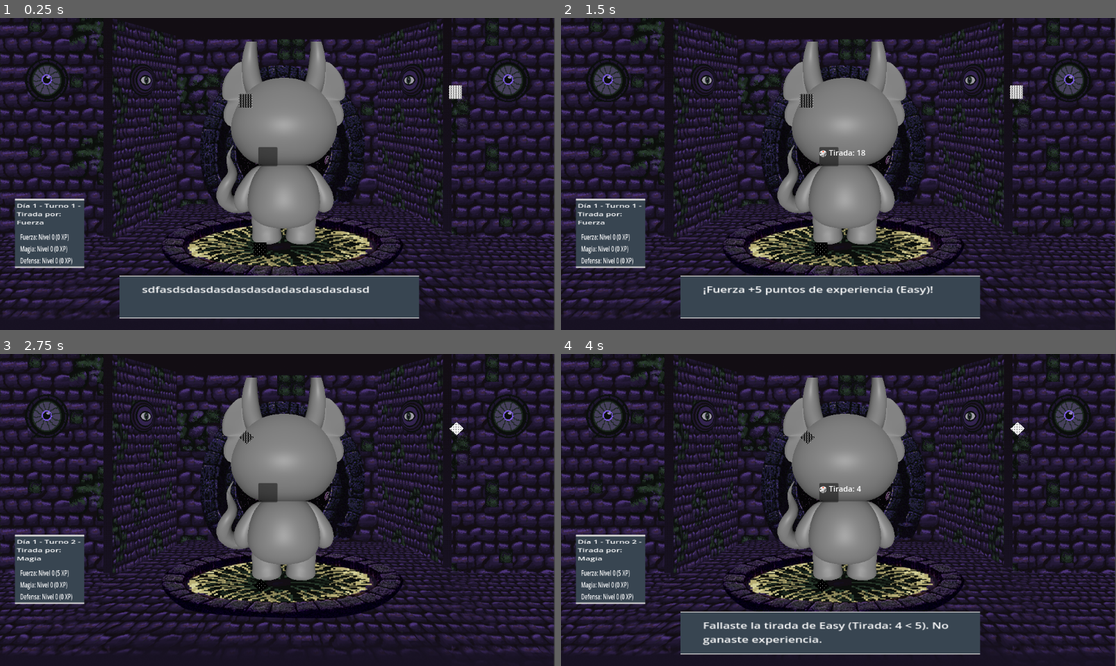
Above: before the commit, frames 1-4 (two rows, left to right).
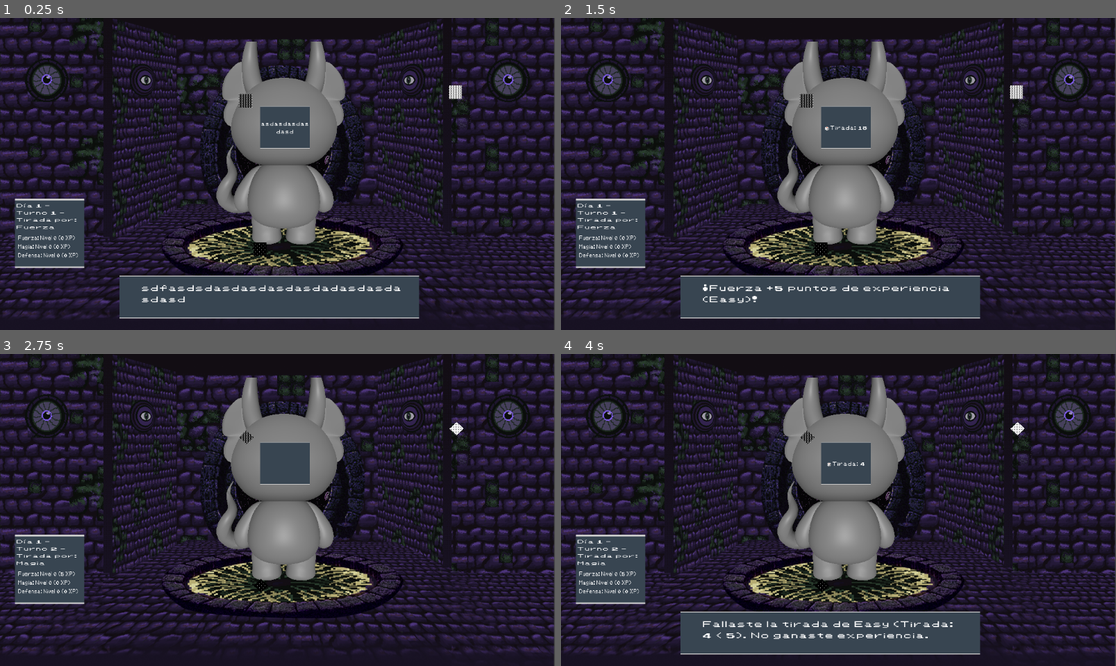
Above: after the commit, the same moments.

Repository: theduodecim/tamadadochi_gamelab
Game: Godot game, scene res://main.tscn
Same seed, same stepped clock (60 frames per second), same inputs: the game is played once before the commit and once after it.
Inputs (mouse positions are in pixels of both pictures, inside the frame that each line leads up to):
- Up to frame 1 (0.25 s): no input
- Up to frame 2 (1.5 s): click (1016, 92) at 0.5 s; tap Enter at 1.25 s
- Up to frame 3 (2.75 s): tap Space at 2 s
- Up to frame 4 (4 s): click (1016, 428) at 2.75 s; tap Enter at 3.5 s

The runs differ from the first frame. In frame 1, 2.9% of the frame differs, in the area x 2-73%, y 28-92%; in frame 2, 2.9%; in frame 3, 2.1%; in frame 4, 3.4%, in the area x 2-71%, y 28-94%.

Commit message:
font_added

Diff:
--- a/tamadadochi/main.tscn
+++ b/tamadadochi/main.tscn
@@ -7,15 +7,21 @@
 [ext_resource type="Texture2D" uid="uid://bds0lbtgn5m56" path="res://assets/img/test/def_2.png" id="3_lquwl"]
 [ext_resource type="Texture2D" uid="uid://swbgdutw6k83" path="res://assets/img/test/def_3.png" id="4_7mycd"]
 [ext_resource type="Theme" uid="uid://cfu7ugxyqltwc" path="res://main_theme.tres" id="6_7mycd"]
+[ext_resource type="FontFile" uid="uid://dqhnvcxigxgq6" path="res://assets/fonts/Pokemon Classic.ttf" id="8_5vw27"]
 
 [sub_resource type="ViewportTexture" id="ViewportTexture_272bh"]
 viewport_path = NodePath("Control/Node3D/SubViewport")
 
 [sub_resource type="LabelSettings" id="LabelSettings_7mycd"]
+font_size = 24
+
+[sub_resource type="LabelSettings" id="LabelSettings_kek77"]
+
+[sub_resource type="LabelSettings" id="LabelSettings_5vw27"]
 
 [sub_resource type="LabelSettings" id="LabelSettings_272bh"]
-
-[sub_resource type="LabelSettings" id="LabelSettings_5vw27"]
+font = ExtResource("8_5vw27")
+font_size = 20
 
 [node name="Main" type="Node2D"]
 script = ExtResource("3_7mycd")
@@ -24,6 +30,7 @@
 offset_right = 1917.0
 offset_bottom = 1085.0
 scale = Vector2(0.6, 0.6)
+theme = ExtResource("6_7mycd")
 texture = ExtResource("2_7mycd")
 
 [node name="Control" type="Control" parent="."]
@@ -33,6 +40,7 @@
 offset_top = 2.0
 offset_right = 1156.0
 offset_bottom = 654.0
+theme = ExtResource("6_7mycd")
 
 [node name="Node3D" type="Node3D" parent="Control"]
 
@@ -53,6 +61,7 @@
 offset_top = 47.0
 offset_right = 835.0
 offset_bottom = 559.0
+theme = ExtResource("6_7mycd")
 texture = SubResource("ViewportTexture_272bh")
 
 [node name="Node2D" type="Node2D" parent="."]
@@ -63,6 +72,7 @@
 offset_right = 1306.0
 offset_bottom = 426.0
 scale = Vector2(0.2, 0.2)
+theme = ExtResource("6_7mycd")
 texture_normal = ExtResource("2_1bvp3")
 
 [node name="MediumButton" type="TextureButton" parent="Node2D"]
@@ -71,6 +81,7 @@
 offset_right = 870.0
 offset_bottom = 444.0
 scale = Vector2(0.2, 0.2)
+theme = ExtResource("6_7mycd")
 texture_normal = ExtResource("3_lquwl")
 
 [node name="HardButton" type="TextureButton" parent="Node2D"]
@@ -79,6 +90,7 @@
 offset_right = 900.0
 offset_bottom = 752.0
 scale = Vector2(0.2, 0.2)
+theme = ExtResource("6_7mycd")
 texture_normal = ExtResource("4_7mycd")
 
 [node name="DiceResult" type="Sprite2D" parent="."]
@@ -93,11 +105,11 @@
 
 [node name="Label" type="Label" parent="DialogBox"]
 layout_mode = 0
-offset_left = 3.02266
-offset_top = 7.16884
-offset_right = 352.023
-offset_bottom = 57.1688
-scale = Vector2(0.1, 0.5)
+offset_left = 2.7011
+offset_top = 6.27273
+offset_right = 711.701
+offset_bottom = 119.273
+scale = Vector2(0.05, 0.25)
 theme = ExtResource("6_7mycd")
 text = "sdfasdsdasdasdasdasdadasdasdasdasd"
 label_settings = SubResource("LabelSettings_7mycd")
@@ -116,33 +128,43 @@
 layout_mode = 0
 offset_left = 1.0
 offset_top = 2.0
-offset_right = 127.0
-offset_bottom = 77.0
-scale = Vector2(0.306, 0.185)
+offset_right = 161.0
+offset_bottom = 107.0
+scale = Vector2(0.236, 0.142)
 theme = ExtResource("6_7mycd")
-text = "asdasdasasdasdaasdasaasdasd"
-label_settings = SubResource("LabelSettings_272bh")
+text = "asdsadasd"
+label_settings = SubResource("LabelSettings_kek77")
 autowrap_mode = 3
 
 [node name="statLabel" type="Label" parent="StatPanel"]
 layout_mode = 0
-offset_left = 3.0
-offset_top = 19.0
-offset_right = 194.0
-offset_bottom = 91.0
-scale = Vector2(0.176, 0.262)
+offset_left = 2.0
+offset_top = 20.0
+offset_right = 328.0
+offset_bottom = 129.0
+scale = Vector2(0.116, 0.173)
 theme = ExtResource("6_7mycd")
+theme_override_font_sizes/font_size = 0
 text = "asdasfdasdas"
 label_settings = SubResource("LabelSettings_5vw27")
 autowrap_mode = 3
 
 [node name="dicePanel" type="Panel" parent="."]
-offset_left = 536.0
-offset_top = 268.0
-offset_right = 576.0
-offset_bottom = 308.0
+offset_left = 540.0
+offset_top = 183.0
+offset_right = 643.0
+offset_bottom = 271.0
+theme = ExtResource("6_7mycd")
 
 [node name="Label" type="Label" parent="dicePanel"]
 layout_mode = 0
-offset_right = 40.0
-offset_bottom = 23.0
+offset_left = 0.99999
+offset_right = 227.0
+offset_bottom = 193.0
+scale = Vector2(0.455, 0.455)
+theme = ExtResource("6_7mycd")
+text = "asdasdasdasdasd"
+label_settings = SubResource("LabelSettings_272bh")
+horizontal_alignment = 1
+vertical_alignment = 1
+autowrap_mode = 3
--- a/tamadadochi/main_theme.tres
+++ b/tamadadochi/main_theme.tres
@@ -1,4 +1,6 @@
-[gd_resource type="Theme" load_steps=2 format=3 uid="uid://cfu7ugxyqltwc"]
+[gd_resource type="Theme" load_steps=3 format=3 uid="uid://cfu7ugxyqltwc"]
+
+[ext_resource type="FontFile" uid="uid://dqhnvcxigxgq6" path="res://assets/fonts/Pokemon Classic.ttf" id="1_470mv"]
 
 [sub_resource type="StyleBoxFlat" id="StyleBoxFlat_gsqoc"]
 bg_color = Color(0.218851, 0.269792, 0.316976, 1)
@@ -8,5 +10,6 @@
 anti_aliasing = false
 
 [resource]
-Label/font_sizes/font_size = 2
+Label/font_sizes/font_size = 1
+Label/fonts/font = ExtResource("1_470mv")
 Panel/styles/panel = SubResource("StyleBoxFlat_gsqoc")
Binary file added: tamadadochi/assets/fonts/Pokemon Classic.ttf
Not shown, added: tamadadochi/assets/fonts/Pokemon Classic.ttf.import
Not shown: 1 places in tamadadochi/main.tscn that only renumber resources
